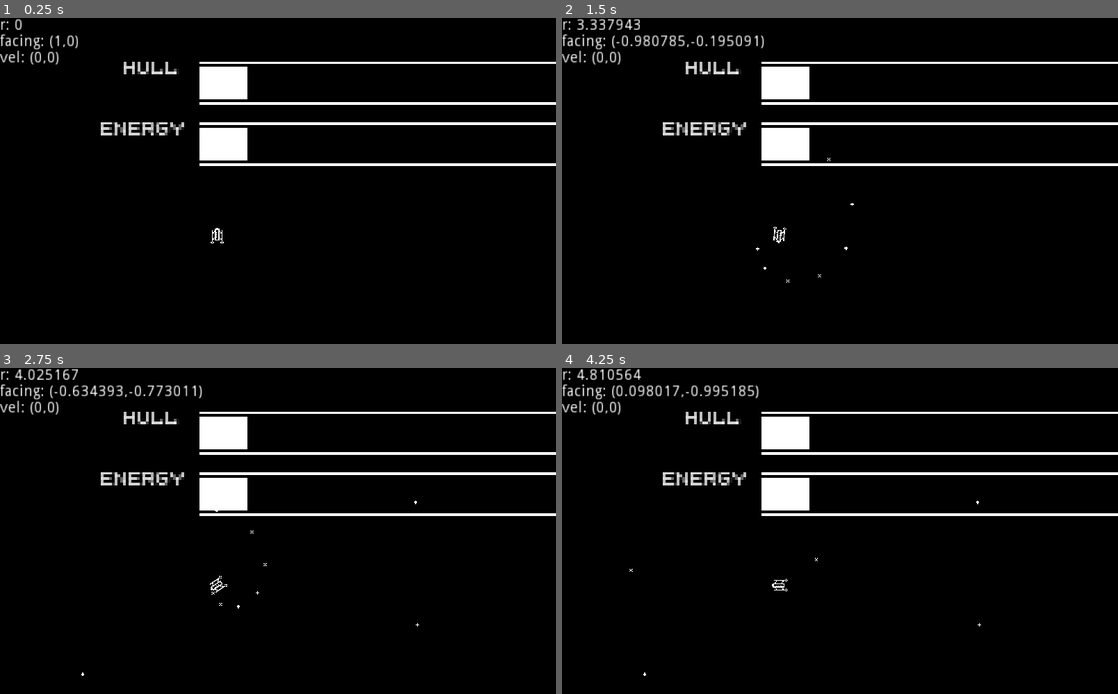
Above: before the commit, frames 1-4 (two rows, left to right).
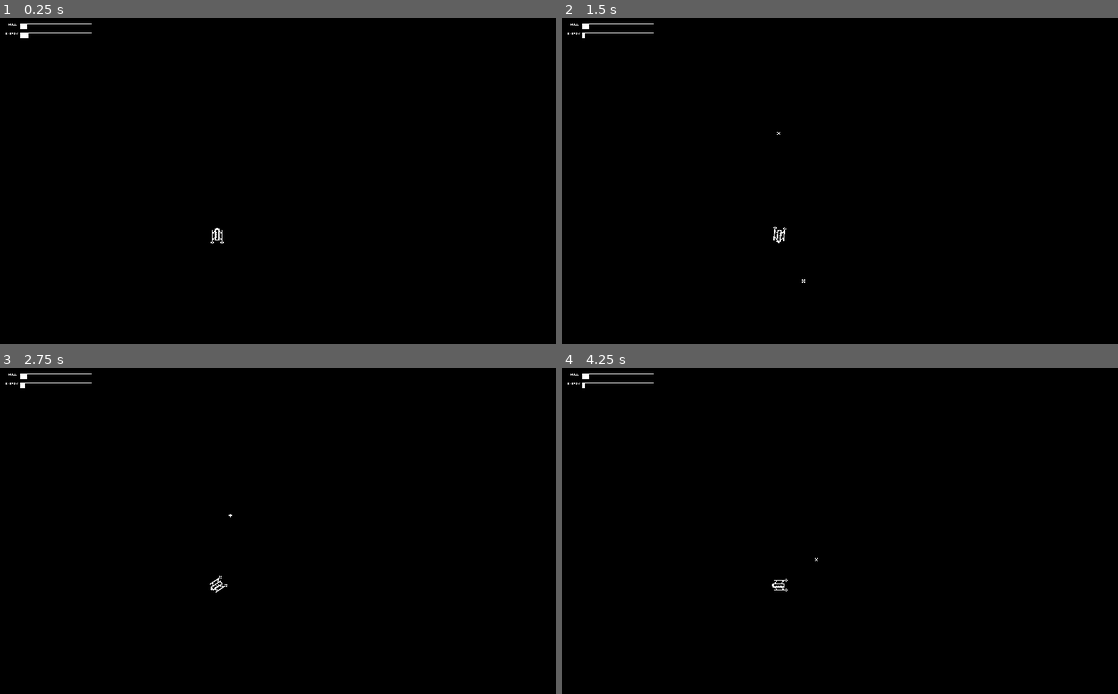
Above: after the commit, the same moments.

Repository: VincentToups/spacegame
Game: Godot game, scene res://Gameplay.tscn
Same seed, same stepped clock (60 frames per second), same inputs: the game is played once before the commit and once after it.
Inputs:
- Up to frame 1 (0.25 s): no input
- Up to frame 2 (1.5 s): hold D (rotate_up) 0.53-1.28 s; hold Space (shoot) 0.53-1.28 s; hold A (rotate_down) from 1.28 s (still down); tap S (dead_stop) at 1.35 s
- Up to frame 3 (2.75 s): tap Space (shoot) at 1.55 s; release A (rotate_down) at 2.03 s; hold D (rotate_up) from 2.03 s (still down); hold Space (shoot) from 2.03 s (still down)
- Up to frame 4 (4.25 s): release Space (shoot) at 2.78 s; tap Space (shoot) at 2.85, 3.8 s; release D (rotate_up) at 3.53 s; hold A (rotate_down) from 3.53 s (still down); hold S (dead_stop) from 3.53 s (still down)

The runs differ from the first frame. In frame 1, 4.8% of the frame differs, in the area x 0-100%, y 0-46%; in frame 2, 5.3%, in the area x 0-100%, y 0-82%; in frame 3, 5.3%; in frame 4, 5.3%.

Commit message:
Added basic energy tracking.

Diff:
--- a/Gameplay.gd
+++ b/Gameplay.gd
@@ -33,13 +33,6 @@
 		player.is_shooting = true;
 	if Input.is_action_pressed("dead_stop"):
 		player.is_stopping = true;
-	$Debug.text = "r: {r}\nfacing: ({vx},{vy})\nvel: ({velx},{vely})".format({
-		"r":player.rotation,
-		"vx":cos(player.rotation),
-		"vy":sin(player.rotation),
-		"velx":player.vel.x,
-		"vely":player.vel.y
-	});
 	if player.position.x < 0:
 		player.position.x = player.position.x + width;
 	if player.position.x >= width:
--- a/Gameplay.tscn
+++ b/Gameplay.tscn
@@ -7,11 +7,9 @@
 scale = Vector2( 4, 4 )
 script = ExtResource( 1 )
 
-[node name="Debug" type="RichTextLabel" parent="."]
-margin_right = 399.0
-margin_bottom = 305.0
-__meta__ = {
-"_edit_use_anchors_": false
-}
-
 [node name="Player_status" parent="." instance=ExtResource( 2 )]
+margin_left = 0.300888
+margin_top = 0.0641747
+margin_right = 600.301
+margin_bottom = 150.064
+rect_scale = Vector2( 0.15, 0.15 )
--- a/Ship.gd
+++ b/Ship.gd
@@ -8,12 +8,16 @@
 export var thrust = 100.0;
 export var thrust_cost = 1.0;
 export var drag = 1;
-export var max_s = 7000;
+export var max_s = 300;
 export var stopping_rate = 100;
 export var hull = 10;
 export var energy = 10;
 export var max_hull = 10;
-export var max_energy = 10;
+export var max_energy = 100;
+export var energy_regen_rate = 10;
+export var shoot_cost = 10;
+export var thrust_energy_rate = 11;
+
 var is_thrusting = false;
 var is_turning = false;
 var can_shoot = true;
@@ -30,45 +34,52 @@
 	pass # Replace with function body.
 
 func _process(delta):
-	if is_thrusting:
+	var thrust_cost = thrust_energy_rate*delta;
+	if is_thrusting and thrust_cost <= energy:
 		var r = self.rotation - PI/2;
 		var td = Vector2(cos(r),sin(r));
 		self.vel = self.vel + thrust*td*delta;
 		$Thrust.visible = true;
 		$Particles2D.emitting = true;
 		$Particles2D2.emitting = true;
+		energy -= thrust_cost;
 	else:
 		self.vel = self.vel*drag;
-		self.vel = self.vel.clamped(max_s);
 		$Thrust.visible = false;
 		$Particles2D.emitting = false;
 		$Particles2D2.emitting = false;
 
+	if vel.length() > max_s:
+		vel = vel.normalized()*max_s;
+
 	since_shot = since_shot + delta;
-	can_shoot = since_shot > fire_dead_time;
+	can_shoot = since_shot > fire_dead_time and energy >= shoot_cost;
 	if is_shooting and can_shoot:
 		var r = self.rotation - PI/2;
 		var b = Bullet.instance().init(100*Vector2(cos(r),sin(r)) + vel);
 		b.position = self.position;
 		since_shot = 0;
 		var p = get_parent();
-		print(p);
 		p.add_child(b);
-		print(b);
+		energy -= shoot_cost;
 
-	if is_stopping:
+
+	if is_stopping and thrust_cost <= energy:
 		var brake_v = vel.rotated(PI).normalized();
 		vel = vel + brake_v * stopping_rate*delta;
 		if vel.normalized() == brake_v:
 			vel = Vector2(0,0);
+		energy -= thrust_cost;
 
+	self.energy = self.energy + self.energy_regen_rate*delta;
+	if self.energy > self.max_energy:
+		self.energy = self.max_energy;
 
 	self.position = self.position + self.vel*delta;
 
 	match is_turning:
 		"left": self.rotation = self.rotation + PI/32;
 		"right": self.rotation = self.rotation - PI/32;
-		var other_value: false
 
 	is_thrusting = false;
 	is_turning = false;
--- a/Status.tscn
+++ b/Status.tscn
@@ -11,16 +11,19 @@
 [node name="Status" type="Control"]
 anchor_right = 1.0
 anchor_bottom = 1.0
+margin_right = -1448.0
+margin_bottom = -1050.0
+rect_min_size = Vector2( 600, 150 )
 script = ExtResource( 4 )
 __meta__ = {
 "_edit_use_anchors_": false
 }
 
 [node name="Hull" type="TextureProgress" parent="."]
-margin_left = 184.0
-margin_top = 40.0
-margin_right = 624.0
-margin_bottom = 80.0
+margin_left = 123.263
+margin_top = 33.8383
+margin_right = 563.263
+margin_bottom = 73.8383
 value = 50.0
 texture_under = ExtResource( 3 )
 texture_progress = ExtResource( 2 )
@@ -30,10 +33,10 @@
 }
 
 [node name="Energy" type="TextureProgress" parent="."]
-margin_left = 184.332
-margin_top = 96.0
-margin_right = 624.332
-margin_bottom = 136.0
+margin_left = 123.595
+margin_top = 89.8383
+margin_right = 563.595
+margin_bottom = 129.838
 value = 25.0
 texture_under = ExtResource( 3 )
 texture_progress = ExtResource( 2 )
@@ -43,10 +46,10 @@
 }
 
 [node name="HullLabel" type="RichTextLabel" parent="."]
-margin_left = 113.986
-margin_top = 39.86
-margin_right = 180.986
-margin_bottom = 79.86
+margin_left = 53.2487
+margin_top = 33.6983
+margin_right = 120.249
+margin_bottom = 73.6983
 rect_pivot_offset = Vector2( 18.9365, 20 )
 custom_fonts/normal_font = SubResource( 1 )
 text = "Hull"
@@ -55,10 +58,10 @@
 }
 
 [node name="EnergyLabel" type="RichTextLabel" parent="."]
-margin_left = 93.2937
-margin_top = 96.2517
-margin_right = 183.294
-margin_bottom = 136.252
+margin_left = 32.5564
+margin_top = 90.09
+margin_right = 122.557
+margin_bottom = 130.09
 rect_pivot_offset = Vector2( 18.9365, 20 )
 custom_fonts/normal_font = SubResource( 1 )
 text = "ENERGY"
Binary file added: textures/yellow-pixel.png
Not shown, added: textures/yellow-pixel.png.import
